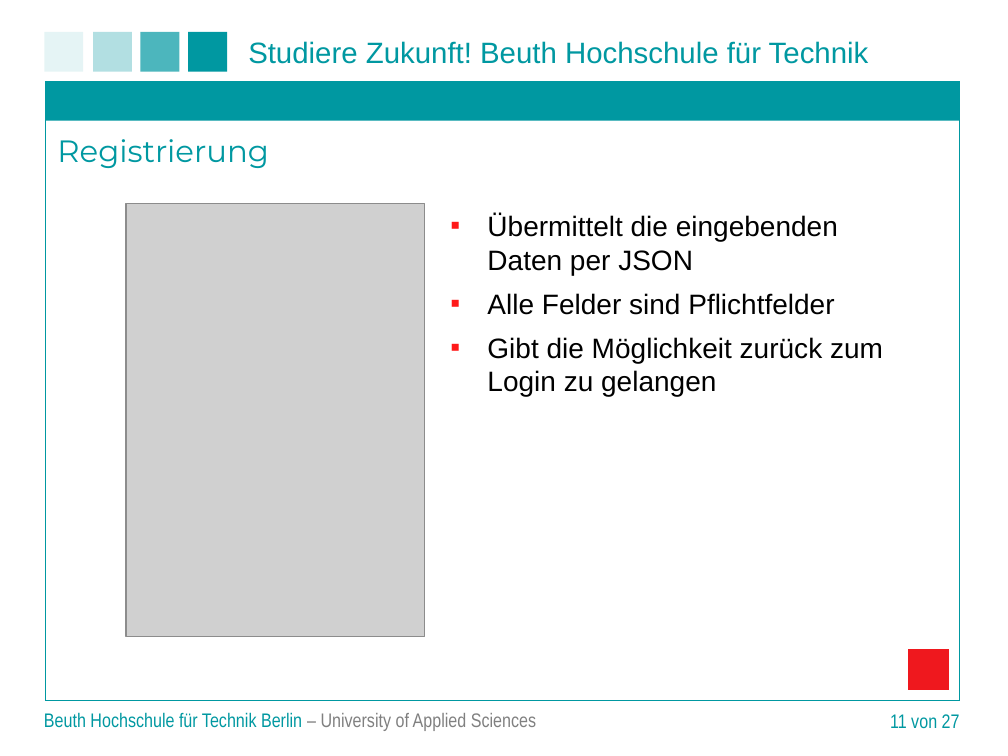
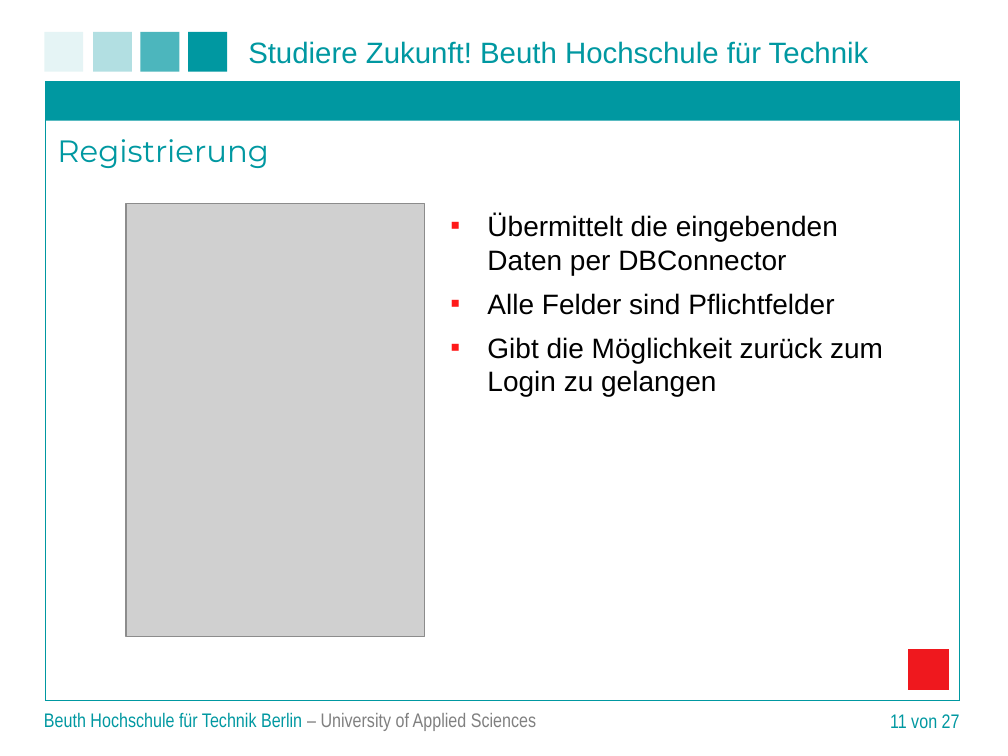
Before and after one commit to matt-han/TuerSpion, a slide deck: slide 11 of Projektpraesentation.ppt. Drawn at 1008x756 pixels with LibreOffice and Linux fonts; fonts in the diff are those of the drawing; grey boxes stand for pictures; background and template pictures are left out. Boxes give left, top, right and bottom in pixels: in the first picture for what was removed or moved away, otherwise in the second. Text is boxed around its words. In the diff, an @@ line names an element or a change of style, - is before the commit and + after.

```diff
--- a/Projektpraesentation.ppt
+++ b/Projektpraesentation.ppt
@@ text at (487, 214, 838, 275): text changed @@
-▪ Übermittelt die eingebenden Daten per JSON
+▪ Übermittelt die eingebenden Daten per DBConnector
```
Also in this commit, not shown: 5 other slides changed.
